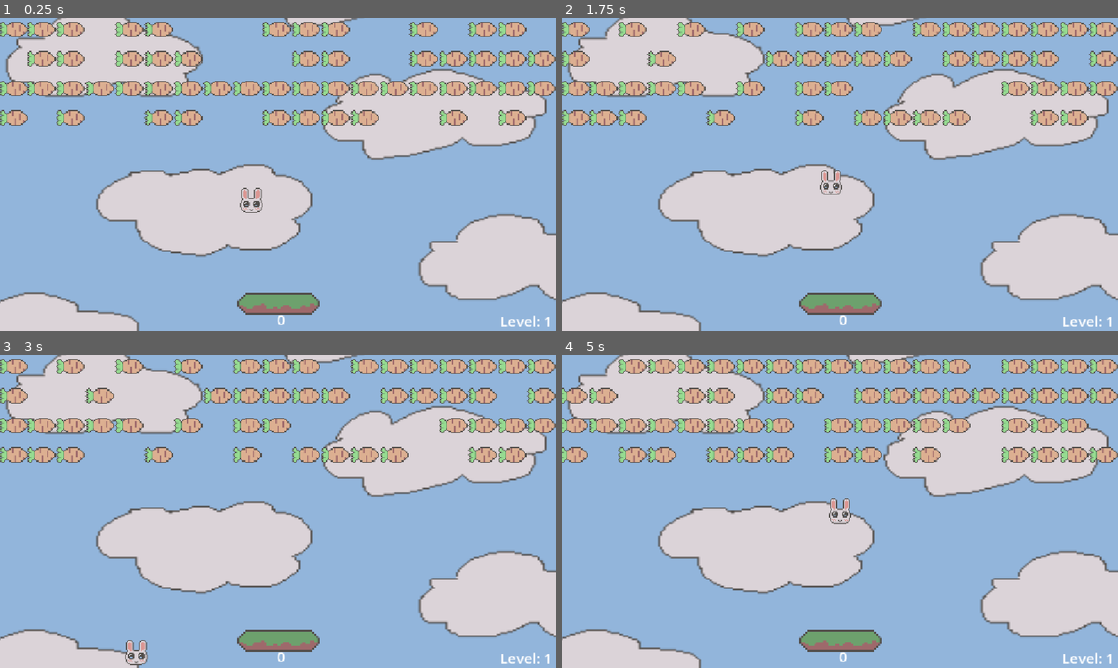
Above: before the commit, frames 1-4 (two rows, left to right).
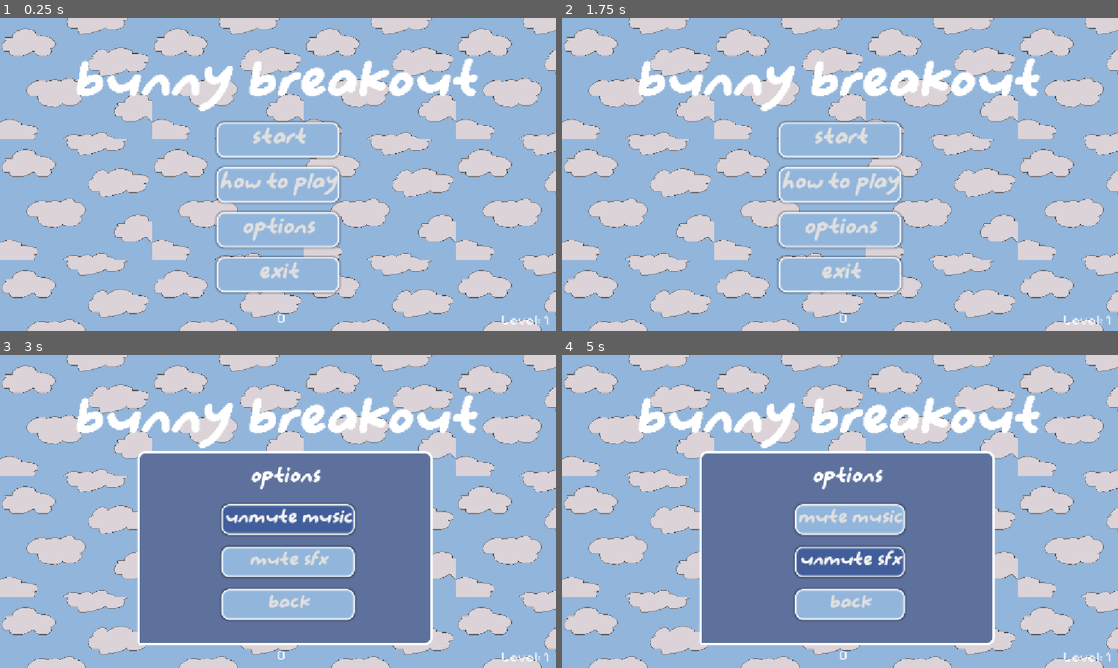
Above: after the commit, the same moments.

Repository: LynnNguyen3219/bunnybreakout
Game: Godot game, scene res://scenes/mainmenu.tscn
Same seed, same stepped clock (60 frames per second), same inputs: the game is played once before the commit and once after it. Before the commit the project starts from res://scenes/level.tscn.
Inputs (mouse positions are in pixels of both pictures, inside the frame that each line leads up to):
- Up to frame 1 (0.25 s): no input
- Up to frame 2 (1.75 s): click (840, 183) at 0.5 s, where only the run after the commit has a clickable "how to play"; click (845, 284) at 1.25 s, where only the run after the commit has a clickable "back"
- Up to frame 3 (3 s): click (278, 567) at 2 s, where only the run after the commit has a clickable "options"; click (289, 520) at 2.75 s, where only the run after the commit has a clickable "mute music"
- Up to frame 4 (5 s): click (851, 520) at 3.5 s, where only the run after the commit has a clickable "unmute music"; click (851, 561) at 4.25 s, where only the run after the commit has a clickable "mute sfx"

The runs differ from the first frame. In frame 1, 53% of the frame differs, in the area x 0-100%, y 0-100%; in frame 2, 54%; in frame 3, 67%; in frame 4, 69%.

Commit message:
added main menu and particles

Diff:
--- a/project.godot
+++ b/project.godot
@@ -11,13 +11,14 @@
 [application]
 
 config/name="bunny breakout"
-run/main_scene="uid://otpubterbu8g"
+run/main_scene="uid://va238tlfm6lh"
 config/features=PackedStringArray("4.7", "Mobile")
 config/icon="res://icon.svg"
 
 [autoload]
 
 GameManager="*uid://qal60iyfijdd"
+AudioController="*uid://0kq6kpiu5h8n"
 
 [display]
 
--- /dev/null
+++ b/scenes/audio_controller.tscn
@@ -0,0 +1,23 @@
+[gd_scene format=3 uid="uid://0kq6kpiu5h8n"]
+
+[ext_resource type="Script" uid="uid://bxhlachestir4" path="res://scripts/music.gd" id="1_41o6r"]
+[ext_resource type="AudioStream" uid="uid://cqkw08a4xmw6u" path="res://audio/bpatrol.mp3" id="2_5dt40"]
+[ext_resource type="AudioStream" uid="uid://wryysru0u03l" path="res://audio/bunnycollide.mp3" id="3_6fhfa"]
+[ext_resource type="AudioStream" uid="uid://dldqwlwxsiyu5" path="res://audio/brickbreaking.mp3" id="4_vj1x0"]
+[ext_resource type="AudioStream" uid="uid://b4ukuftbcxgst" path="res://audio/uiconfirm.mp3" id="5_vj1x0"]
+
+[node name="AudioController" type="Node2D" unique_id=2111516732]
+script = ExtResource("1_41o6r")
+
+[node name="Music" type="AudioStreamPlayer2D" parent="." unique_id=1133906365]
+stream = ExtResource("2_5dt40")
+autoplay = true
+
+[node name="Collide" type="AudioStreamPlayer2D" parent="." unique_id=1163002599]
+stream = ExtResource("3_6fhfa")
+
+[node name="Broken" type="AudioStreamPlayer2D" parent="." unique_id=619029874]
+stream = ExtResource("4_vj1x0")
+
+[node name="Confirm" type="AudioStreamPlayer2D" parent="." unique_id=1171150114]
+stream = ExtResource("5_vj1x0")
--- a/scenes/ball.tscn
+++ b/scenes/ball.tscn
@@ -2,16 +2,34 @@
 
 [ext_resource type="Script" uid="uid://b65om8yjixdb6" path="res://scripts/ball.gd" id="1_cxlvu"]
 [ext_resource type="Texture2D" uid="uid://dlv833ghu0vbf" path="res://assets/bunnyball.png" id="2_f7cbr"]
+[ext_resource type="Texture2D" uid="uid://j8shfcuhy56p" path="res://assets/bunnytrail.png" id="3_f7cbr"]
 
 [sub_resource type="CapsuleShape2D" id="CapsuleShape2D_e5t16"]
 radius = 23.0
 height = 50.0
 
+[sub_resource type="Curve" id="Curve_5kcgp"]
+_data = [Vector2(0.0035461038, 1), 0.0, 0.0, 0, 0, Vector2(0.99290776, 0.19540238), 0.0, 0.0, 0, 0]
+point_count = 2
+
 [node name="Ball" type="CharacterBody2D" unique_id=1157780291]
 script = ExtResource("1_cxlvu")
 
 [node name="Sprite2D" type="Sprite2D" parent="." unique_id=220700319]
+z_index = 1
 texture = ExtResource("2_f7cbr")
 
 [node name="CollisionShape2D" type="CollisionShape2D" parent="." unique_id=1575135877]
+z_index = 2
 shape = SubResource("CapsuleShape2D_e5t16")
+
+[node name="CPUParticles2D" type="CPUParticles2D" parent="." unique_id=433574031]
+position = Vector2(0, 8)
+amount = 20
+texture = ExtResource("3_f7cbr")
+lifetime = 0.3
+emission_shape = 1
+emission_sphere_radius = 12.0
+scale_amount_min = 0.5
+scale_amount_max = 0.5
+scale_amount_curve = SubResource("Curve_5kcgp")
--- a/scenes/brick.tscn
+++ b/scenes/brick.tscn
@@ -17,3 +17,20 @@
 [node name="CollisionShape2D" type="CollisionShape2D" parent="." unique_id=148619075]
 rotation = -1.5707964
 shape = SubResource("CapsuleShape2D_5kcgp")
+
+[node name="CPUParticles2D" type="CPUParticles2D" parent="." unique_id=2087322351]
+emitting = false
+amount = 50
+texture = ExtResource("2_7mekc")
+lifetime = 0.5
+one_shot = true
+preprocess = 0.5
+randomness = 1.0
+draw_order = 1
+emission_shape = 1
+emission_sphere_radius = 24.0
+gravity = Vector2(0, -500)
+linear_accel_min = 0.1
+linear_accel_max = 0.1
+scale_amount_min = 0.0
+scale_amount_max = 0.2
--- a/scenes/game_manager.tscn
+++ b/scenes/game_manager.tscn
@@ -1,6 +1,7 @@
 [gd_scene format=3 uid="uid://qal60iyfijdd"]
 
 [ext_resource type="Script" uid="uid://bpjs6vrm8okix" path="res://scripts/game_manager.gd" id="1_hwd4i"]
+[ext_resource type="FontFile" uid="uid://c5y1k87pa6gbt" path="res://fonts/PixelifySans-VariableFont_wght.ttf" id="2_glms7"]
 
 [node name="GameManager" type="Node" unique_id=572077967]
 script = ExtResource("1_hwd4i")
@@ -12,15 +13,17 @@
 offset_top = 603.0
 offset_right = 647.0
 offset_bottom = 645.0
+theme_override_fonts/font = ExtResource("2_glms7")
 theme_override_font_sizes/font_size = 30
 text = "0"
 horizontal_alignment = 1
 
 [node name="LevelLabel" type="Label" parent="CanvasLayer" unique_id=2019083165]
-offset_left = 913.0
-offset_top = 606.0
-offset_right = 1144.0
-offset_bottom = 656.0
+offset_left = 907.0
+offset_top = 607.0
+offset_right = 1138.0
+offset_bottom = 657.0
+theme_override_fonts/font = ExtResource("2_glms7")
 theme_override_font_sizes/font_size = 30
 text = "Level: 1"
 horizontal_alignment = 2
--- a/scenes/level.tscn
+++ b/scenes/level.tscn
@@ -49,6 +49,7 @@
 [node name="Boundary" type="Area2D" parent="." unique_id=1026033725]
 
 [node name="CollisionShape2D" type="CollisionShape2D" parent="Boundary" unique_id=663280970]
+z_index = -2
 position = Vector2(582, 719)
 shape = SubResource("RectangleShape2D_mx8sn")
 
--- /dev/null
+++ b/scenes/mainmenu.tscn
@@ -0,0 +1,344 @@
+[gd_scene format=3 uid="uid://va238tlfm6lh"]
+
+[ext_resource type="Script" uid="uid://c5vh1lvo1o0hj" path="res://scripts/control.gd" id="1_5mbse"]
+[ext_resource type="FontFile" uid="uid://daf6ux3fh40m1" path="res://fonts/CsMarylinPixelRegularDemo-5yJYj.otf" id="2_r3g3c"]
+[ext_resource type="Texture2D" uid="uid://k230osdes46v" path="res://assets/background.png" id="3_3vvtq"]
+
+[sub_resource type="StyleBoxTexture" id="StyleBoxTexture_e5t16"]
+texture = ExtResource("3_3vvtq")
+axis_stretch_horizontal = 1
+axis_stretch_vertical = 1
+
+[sub_resource type="StyleBoxFlat" id="StyleBoxFlat_5kcgp"]
+bg_color = Color(0.57254905, 0.70980394, 0.85882354, 1)
+border_width_left = 5
+border_width_top = 5
+border_width_right = 5
+border_width_bottom = 5
+border_color = Color(1, 1, 1, 1)
+border_blend = true
+corner_radius_top_left = 15
+corner_radius_top_right = 15
+corner_radius_bottom_right = 15
+corner_radius_bottom_left = 15
+shadow_color = Color(0, 0, 0, 0.29411766)
+shadow_size = 5
+
+[sub_resource type="StyleBoxFlat" id="StyleBoxFlat_r3g3c"]
+bg_color = Color(0.25490198, 0.36862746, 0.60784316, 1)
+border_width_left = 5
+border_width_top = 5
+border_width_right = 5
+border_width_bottom = 5
+border_color = Color(1, 1, 1, 1)
+border_blend = true
+corner_radius_top_left = 15
+corner_radius_top_right = 15
+corner_radius_bottom_right = 15
+corner_radius_bottom_left = 15
+shadow_color = Color(0, 0, 0, 0.29411766)
+shadow_size = 5
+
+[sub_resource type="StyleBoxFlat" id="StyleBoxFlat_mrnxf"]
+bg_color = Color(0.57254905, 0.70980394, 0.85882354, 1)
+border_width_left = 5
+border_width_top = 5
+border_width_right = 5
+border_width_bottom = 5
+border_color = Color(1, 1, 1, 1)
+border_blend = true
+corner_radius_top_left = 15
+corner_radius_top_right = 15
+corner_radius_bottom_right = 15
+corner_radius_bottom_left = 15
+shadow_color = Color(0, 0, 0, 0.29411766)
+shadow_size = 5
+
+[sub_resource type="StyleBoxFlat" id="StyleBoxFlat_3vvtq"]
+bg_color = Color(0.25490198, 0.36862746, 0.60784316, 1)
+border_width_left = 5
+border_width_top = 5
+border_width_right = 5
+border_width_bottom = 5
+border_color = Color(1, 1, 1, 1)
+border_blend = true
+corner_radius_top_left = 15
+corner_radius_top_right = 15
+corner_radius_bottom_right = 15
+corner_radius_bottom_left = 15
+shadow_color = Color(0, 0, 0, 0.29411766)
+shadow_size = 5
+
+[sub_resource type="StyleBoxFlat" id="StyleBoxFlat_a6es0"]
+bg_color = Color(0.57254905, 0.70980394, 0.85882354, 1)
+border_width_left = 5
+border_width_top = 5
+border_width_right = 5
+border_width_bottom = 5
+border_color = Color(1, 1, 1, 1)
+border_blend = true
+corner_radius_top_left = 15
+corner_radius_top_right = 15
+corner_radius_bottom_right = 15
+corner_radius_bottom_left = 15
+shadow_color = Color(0, 0, 0, 0.29411766)
+shadow_size = 5
+
+[sub_resource type="StyleBoxFlat" id="StyleBoxFlat_s5g8n"]
+bg_color = Color(0.25490198, 0.36862746, 0.60784316, 1)
+border_width_left = 5
+border_width_top = 5
+border_width_right = 5
+border_width_bottom = 5
+border_color = Color(1, 1, 1, 1)
+border_blend = true
+corner_radius_top_left = 15
+corner_radius_top_right = 15
+corner_radius_bottom_right = 15
+corner_radius_bottom_left = 15
+shadow_color = Color(0, 0, 0, 0.29411766)
+shadow_size = 5
+
+[sub_resource type="StyleBoxFlat" id="StyleBoxFlat_7yvfd"]
+bg_color = Color(0.25490198, 0.36862746, 0.60784316, 1)
+border_width_left = 5
+border_width_top = 5
+border_width_right = 5
+border_width_bottom = 5
+border_color = Color(1, 1, 1, 1)
+border_blend = true
+corner_radius_top_left = 15
+corner_radius_top_right = 15
+corner_radius_bottom_right = 15
+corner_radius_bottom_left = 15
+shadow_color = Color(0, 0, 0, 0.29411766)
+shadow_size = 5
+
+[sub_resource type="StyleBoxFlat" id="StyleBoxFlat_k0rw7"]
+bg_color = Color(0.3647059, 0.44313726, 0.6117647, 1)
+border_width_left = 5
+border_width_top = 5
+border_width_right = 5
+border_width_bottom = 5
+border_color = Color(1, 1, 1, 1)
+corner_radius_top_left = 15
+corner_radius_top_right = 15
+corner_radius_bottom_right = 15
+corner_radius_bottom_left = 5
+
+[node name="Control" type="Control" unique_id=1101418545]
+layout_mode = 3
+anchors_preset = 15
+anchor_right = 1.0
+anchor_bottom = 1.0
+grow_horizontal = 2
+grow_vertical = 2
+script = ExtResource("1_5mbse")
+
+[node name="Panel" type="Panel" parent="." unique_id=1837806573]
+z_index = -1
+layout_mode = 1
+anchors_preset = 15
+anchor_right = 1.0
+anchor_bottom = 1.0
+grow_horizontal = 2
+grow_vertical = 2
+theme_override_styles/panel = SubResource("StyleBoxTexture_e5t16")
+
+[node name="Label" type="Label" parent="." unique_id=2022452464]
+layout_mode = 0
+offset_left = 149.0
+offset_top = 70.0
+offset_right = 988.0
+offset_bottom = 218.0
+theme_override_fonts/font = ExtResource("2_r3g3c")
+theme_override_font_sizes/font_size = 120
+text = "bunny breakout"
+horizontal_alignment = 1
+vertical_alignment = 1
+
+[node name="MainButtons" type="VBoxContainer" parent="." unique_id=1574520043]
+layout_mode = 0
+offset_left = 449.0
+offset_top = 216.0
+offset_right = 703.0
+offset_bottom = 568.0
+theme_override_constants/separation = 20
+alignment = 1
+
+[node name="StartButton" type="Button" parent="MainButtons" unique_id=1332904830]
+layout_mode = 2
+theme_override_fonts/font = ExtResource("2_r3g3c")
+theme_override_font_sizes/font_size = 50
+theme_override_styles/normal = SubResource("StyleBoxFlat_5kcgp")
+theme_override_styles/pressed = SubResource("StyleBoxFlat_r3g3c")
+theme_override_styles/hover = SubResource("StyleBoxFlat_r3g3c")
+text = "start"
+
+[node name="HowToPlayButton" type="Button" parent="MainButtons" unique_id=1591745635]
+layout_mode = 2
+theme_override_fonts/font = ExtResource("2_r3g3c")
+theme_override_font_sizes/font_size = 50
+theme_override_styles/normal = SubResource("StyleBoxFlat_mrnxf")
+theme_override_styles/pressed = SubResource("StyleBoxFlat_r3g3c")
+theme_override_styles/hover = SubResource("StyleBoxFlat_3vvtq")
+text = "how to play"
+
+[node name="OptionsButton" type="Button" parent="MainButtons" unique_id=490076593]
+layout_mode = 2
+theme_override_fonts/font = ExtResource("2_r3g3c")
+theme_override_font_sizes/font_size = 50
+theme_override_styles/normal = SubResource("StyleBoxFlat_a6es0")
+theme_override_styles/pressed = SubResource("StyleBoxFlat_r3g3c")
+theme_override_styles/hover = SubResource("StyleBoxFlat_s5g8n")
+text = "options
+"
+
+[node name="ExitButton" type="Button" parent="MainButtons" unique_id=1137636974]
+layout_mode = 2
+theme_override_fonts/font = ExtResource("2_r3g3c")
+theme_override_font_sizes/font_size = 50
+theme_override_styles/normal = SubResource("StyleBoxFlat_a6es0")
+theme_override_styles/pressed = SubResource("StyleBoxFlat_r3g3c")
+theme_override_styles/hover = SubResource("StyleBoxFlat_7yvfd")
+text = "exit
+
+"
+
+[node name="Options" type="Panel" parent="." unique_id=1776916475]
+layout_mode = 1
+anchors_preset = 8
+anchor_left = 0.5
+anchor_top = 0.5
+anchor_right = 0.5
+anchor_bottom = 0.5
+offset_left = -291.0
+offset_top = -125.0
+offset_right = 320.5
+offset_bottom = 277.0
+grow_horizontal = 2
+grow_vertical = 2
+theme_override_styles/panel = SubResource("StyleBoxFlat_k0rw7")
+
+[node name="Label" type="Label" parent="Options" unique_id=1014329211]
+layout_mode = 0
+offset_top = 15.0
+offset_right = 610.75
+offset_bottom = 99.0
+theme_override_fonts/font = ExtResource("2_r3g3c")
+theme_override_font_sizes/font_size = 48
+text = "options"
+horizontal_alignment = 1
+vertical_alignment = 1
+
+[node name="VBoxContainer" type="VBoxContainer" parent="Options" unique_id=1432632207]
+layout_mode = 1
+anchors_preset = 8
+anchor_left = 0.5
+anchor_top = 0.5
+anchor_right = 0.5
+anchor_bottom = 0.5
+offset_left = -107.75
+offset_top = -91.0
+offset_right = 119.25
+offset_bottom = 148.0
+grow_horizontal = 2
+grow_vertical = 2
+theme_override_constants/separation = 25
+
+[node name="MusicToggle" type="Button" parent="Options/VBoxContainer" unique_id=2000540233]
+layout_mode = 2
+theme_override_fonts/font = ExtResource("2_r3g3c")
+theme_override_font_sizes/font_size = 42
+theme_override_styles/normal = SubResource("StyleBoxFlat_5kcgp")
+theme_override_styles/pressed = SubResource("StyleBoxFlat_r3g3c")
+theme_override_styles/hover = SubResource("StyleBoxFlat_r3g3c")
+text = "mute music"
+
+[node name="SFXToggle" type="Button" parent="Options/VBoxContainer" unique_id=2066278265]
+layout_mode = 2
+theme_override_fonts/font = ExtResource("2_r3g3c")
+theme_override_font_sizes/font_size = 42
+theme_override_styles/normal = SubResource("StyleBoxFlat_5kcgp")
+theme_override_styles/pressed = SubResource("StyleBoxFlat_r3g3c")
+theme_override_styles/hover = SubResource("StyleBoxFlat_r3g3c")
+text = "mute sfx"
+
+[node name="BackOptions" type="Button" parent="Options/VBoxContainer" unique_id=1262722652]
+layout_mode = 2
+theme_override_fonts/font = ExtResource("2_r3g3c")
+theme_override_font_sizes/font_size = 42
+theme_override_styles/normal = SubResource("StyleBoxFlat_5kcgp")
+theme_override_styles/pressed = SubResource("StyleBoxFlat_r3g3c")
+theme_override_styles/hover = SubResource("StyleBoxFlat_r3g3c")
+text = "back"
+
+[node name="HowToPlay" type="Panel" parent="." unique_id=319079310]
+layout_mode = 1
+anchors_preset = 8
+anchor_left = 0.5
+anchor_top = 0.5
+anchor_right = 0.5
+anchor_bottom = 0.5
+offset_left = -291.0
+offset_top = -125.0
+offset_right = 320.5
+offset_bottom = 277.0
+grow_horizontal = 2
+grow_vertical = 2
+theme_override_styles/panel = SubResource("StyleBoxFlat_k0rw7")
+
+[node name="Label" type="Label" parent="HowToPlay" unique_id=1722505797]
+layout_mode = 0
+offset_top = 15.0
+offset_right = 610.75
+offset_bottom = 99.0
+theme_override_fonts/font = ExtResource("2_r3g3c")
+theme_override_font_sizes/font_size = 48
+text = "how to play"
+horizontal_alignment = 1
+vertical_alignment = 1
+
+[node name="Label2" type="Label" parent="HowToPlay" unique_id=1603861822]
+layout_mode = 1
+anchors_preset = 8
+anchor_left = 0.5
+anchor_top = 0.5
+anchor_right = 0.5
+anchor_bottom = 0.5
+offset_left = -250.75
+offset_top = -145.0
+offset_right = 259.25
+offset_bottom = 128.0
+grow_horizontal = 2
+grow_vertical = 2
+theme_override_fonts/font = ExtResource("2_r3g3c")
+theme_override_font_sizes/font_size = 32
+text = "objective: get the little bunny to eat all of the carrots to win
+
+use the left and right arrow keys or a and d keys to move the paddle"
+horizontal_alignment = 1
+vertical_alignment = 1
+autowrap_mode = 2
+
+[node name="BackHowToPlay" type="Button" parent="HowToPlay" unique_id=1872388741]
+layout_mode = 0
+offset_left = 226.0
+offset_top = 320.0
+offset_right = 384.0
+offset_bottom = 383.0
+theme_override_fonts/font = ExtResource("2_r3g3c")
+theme_override_font_sizes/font_size = 42
+theme_override_styles/normal = SubResource("StyleBoxFlat_5kcgp")
+theme_override_styles/pressed = SubResource("StyleBoxFlat_r3g3c")
+theme_override_styles/hover = SubResource("StyleBoxFlat_r3g3c")
+text = "back"
+
+[connection signal="pressed" from="MainButtons/StartButton" to="." method="_on_start_button_pressed"]
+[connection signal="pressed" from="MainButtons/HowToPlayButton" to="." method="_on_how_to_play_button_pressed"]
+[connection signal="pressed" from="MainButtons/OptionsButton" to="." method="_on_options_button_pressed"]
+[connection signal="pressed" from="MainButtons/ExitButton" to="." method="_on_exit_button_pressed"]
+[connection signal="pressed" from="Options/VBoxContainer/MusicToggle" to="." method="_on_music_toggle_pressed"]
+[connection signal="pressed" from="Options/VBoxContainer/SFXToggle" to="." method="_on_sfx_toggle_pressed"]
+[connection signal="pressed" from="Options/VBoxContainer/BackOptions" to="." method="_on_back_options_pressed"]
+[connection signal="pressed" from="HowToPlay/BackHowToPlay" to="." method="_on_back_how_to_play_pressed"]
--- a/scripts/ball.gd
+++ b/scripts/ball.gd
@@ -12,6 +12,7 @@
 	if is_active:
 		var collision = move_and_collide(velocity * delta)
 		if collision:
+			AudioController.play_collide()
 			velocity = velocity.bounce(collision.get_normal())
 
 			if collision.get_collider().has_method("hit"):
--- a/scripts/brick.gd
+++ b/scripts/brick.gd
@@ -10,8 +10,9 @@
 	pass
 
 func hit():
+	AudioController.play_broken()
 	GameManager.addPoints(1)
-
+	$CPUParticles2D.emitting = true
 	$Sprite2D.visible = false
 	$CollisionShape2D.disabled = true
 
--- /dev/null
+++ b/scripts/control.gd
@@ -0,0 +1,73 @@
+extends Control
+
+@onready var main_buttons: VBoxContainer = $MainButtons
+@onready var options: Panel = $Options
+@onready var howtoplay: Panel = $HowToPlay
+@onready var music = $Music
+@onready var sfx = [$Collide,$Broken,$Confirm]
+@onready var mute = false
+
+# Called when the node enters the scene tree for the first time.
+func _ready():
+	main_buttons.visible = true
+	options.visible = false
+	howtoplay.visible = false
+
+
+# Called every frame. 'delta' is the elapsed time since the previous frame.
+func _process(delta: float) -> void:
+	pass
+
+
+func _on_start_button_pressed() -> void:
+	AudioController.play_confirm()
+	get_tree().change_scene_to_file("res://scenes/level.tscn")
+
+
+func _on_how_to_play_button_pressed() -> void:
+	AudioController.play_confirm()
+	main_buttons.visible = false
+	howtoplay.visible = true
+
+
+func _on_options_button_pressed() -> void:
+	AudioController.play_confirm()
+	main_buttons.visible = false
+	options.visible = true
+
+
+func _on_exit_button_pressed() -> void:
+	AudioController.play_confirm()
+	get_tree().quit()
+
+
+func _on_music_toggle_pressed() -> void:
+	AudioController.toggleMusic()
+	AudioController.play_confirm()
+
+	if AudioController.musicmute:
+		$Options/VBoxContainer/MusicToggle.text = "unmute music"
+	else:
+		$Options/VBoxContainer/MusicToggle.text = "mute music"
+
+
+func _on_sfx_toggle_pressed() -> void:
+	AudioController.toggleSfx()
+	AudioController.play_confirm()
+
+	if AudioController.sfxmute:
+		$Options/VBoxContainer/SFXToggle.text = "unmute sfx"
+	else:
+		$Options/VBoxContainer/SFXToggle.text = "mute sfx"
+
+
+func _on_back_options_pressed() -> void:
+	AudioController.play_confirm()
+	main_buttons.visible = true
+	options.visible = false
+
+
+func _on_back_how_to_play_pressed() -> void:
+	AudioController.play_confirm()
+	main_buttons.visible = true
+	howtoplay.visible = false
--- /dev/null
+++ b/scripts/music.gd
@@ -0,0 +1,35 @@
+extends Node2D
+
+@onready var music = $Music
+@onready var sfx = [$Collide, $Broken, $Confirm]
+var musicmute = false
+var sfxmute = false
+
+func toggleMusic() -> void:
+	musicmute = !musicmute
+	music.stream_paused = musicmute
+
+func toggleSfx() -> void:
+	sfxmute = !sfxmute
+	for player in sfx:
+		player.stream_paused = sfxmute
+
+func _ready():
+	if not musicmute:
+		play_music()
+
+func play_music():
+	if not sfxmute:
+		$Music.play()
+
+func play_collide():
+	if not sfxmute:
+		$Collide.play()
+
+func play_broken():
+	if not sfxmute:
+		$Broken.play()
+
+func play_confirm():
+	if not sfxmute:
+		$Confirm.play()
Binary file added: assets/bunnytrail.png
Not shown, added: assets/bunnytrail.png.import
Not shown, added: audio/bpatrol.mp3.import
Not shown, added: audio/brickbreaking.mp3.import
Not shown, added: audio/bunnycollide.mp3.import
Not shown, added: audio/uiconfirm.mp3.import
Binary file added: fonts/CsMarylinPixelRegularDemo-5yJYj.otf
Not shown, added: fonts/CsMarylinPixelRegularDemo-5yJYj.otf.import
Binary file added: fonts/PixelifySans-VariableFont_wght.ttf
Not shown, added: fonts/PixelifySans-VariableFont_wght.ttf.import
Not shown, added: scripts/control.gd.uid
Not shown, added: scripts/music.gd.uid
(and 4 more such lines)
